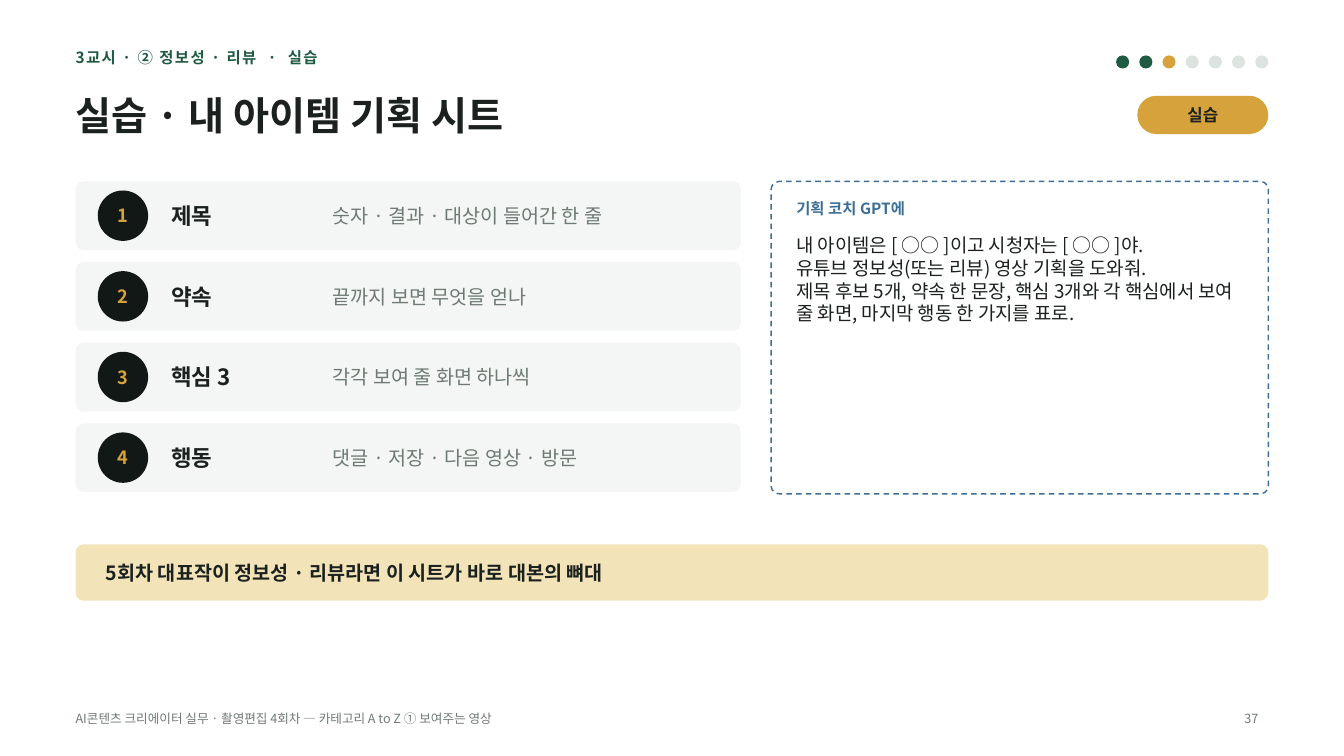
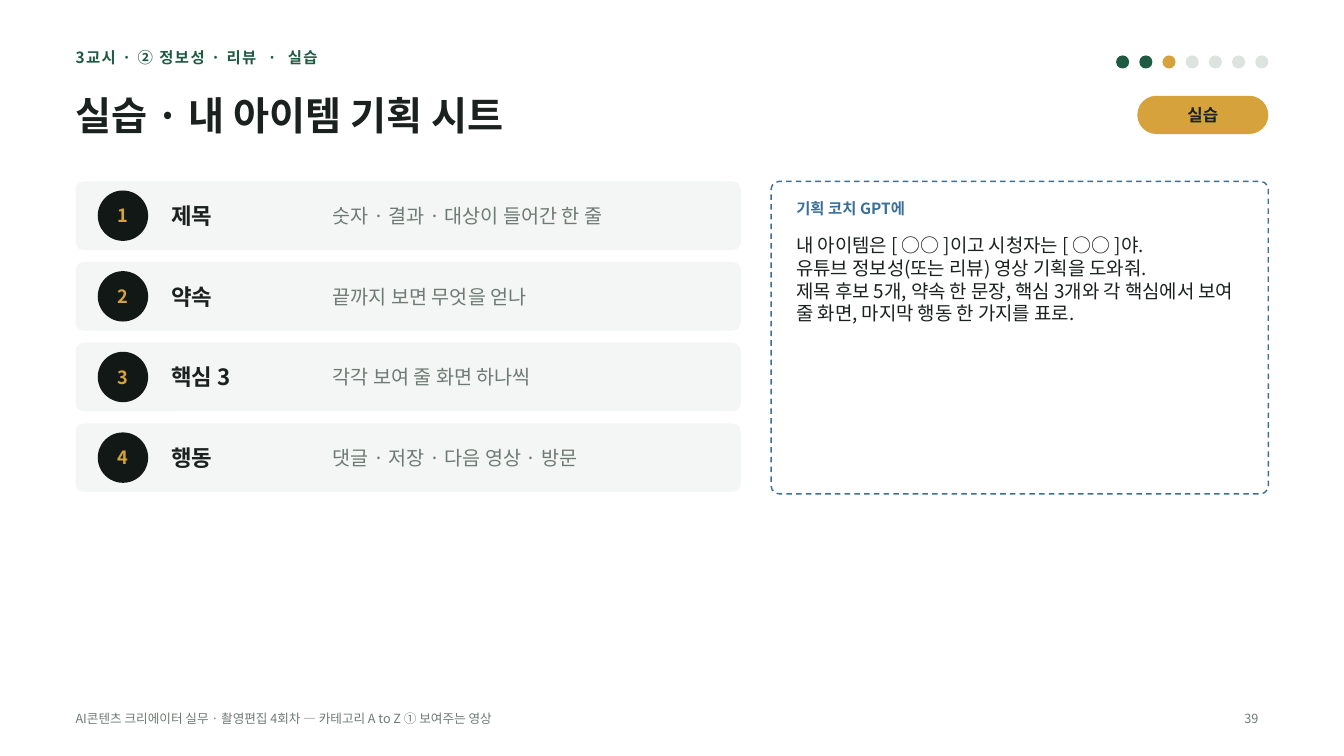
Before and after one commit to yujida/MARUBIT, a slide deck: slide 39 of lectures/04/4회차_카테고리AtoZ_보여주는영상_슬라이드.pptx (slide 37 before the commit). Drawn at 1344x756 pixels with LibreOffice and Linux fonts; fonts in the diff are those of the drawing. Boxes give left, top, right and bottom in pixels: in the first picture for what was removed or moved away, otherwise in the second. Text is boxed around its words. In the diff, an @@ line names an element or a change of style, - is before the commit and + after.

```diff
--- a/lectures/04/4회차_카테고리AtoZ_보여주는영상_슬라이드.pptx
+++ b/lectures/04/4회차_카테고리AtoZ_보여주는영상_슬라이드.pptx
@@ rounded rectangle removed at (x1=76, y1=544, x2=1268, y2=601) @@
@@ text removed at (x1=106, y1=563, x2=603, y2=582) @@
-5회차 대표작이 정보성 · 리뷰라면 이 시트가 바로 대본의 뼈대
@@ page number at (x1=1244, y1=713, x2=1258, y2=723): text changed @@
-37
+39
```
Also in this commit, not shown: 20 other slides changed, 4 slides added, 2 slides removed, 4 other files.
